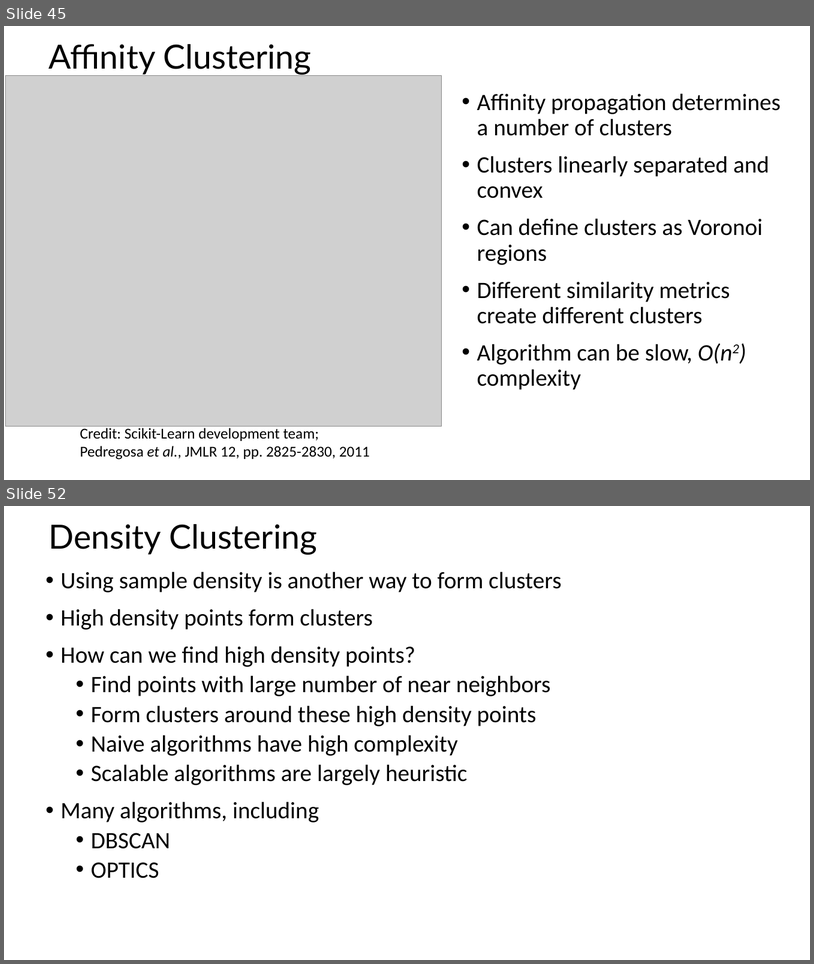
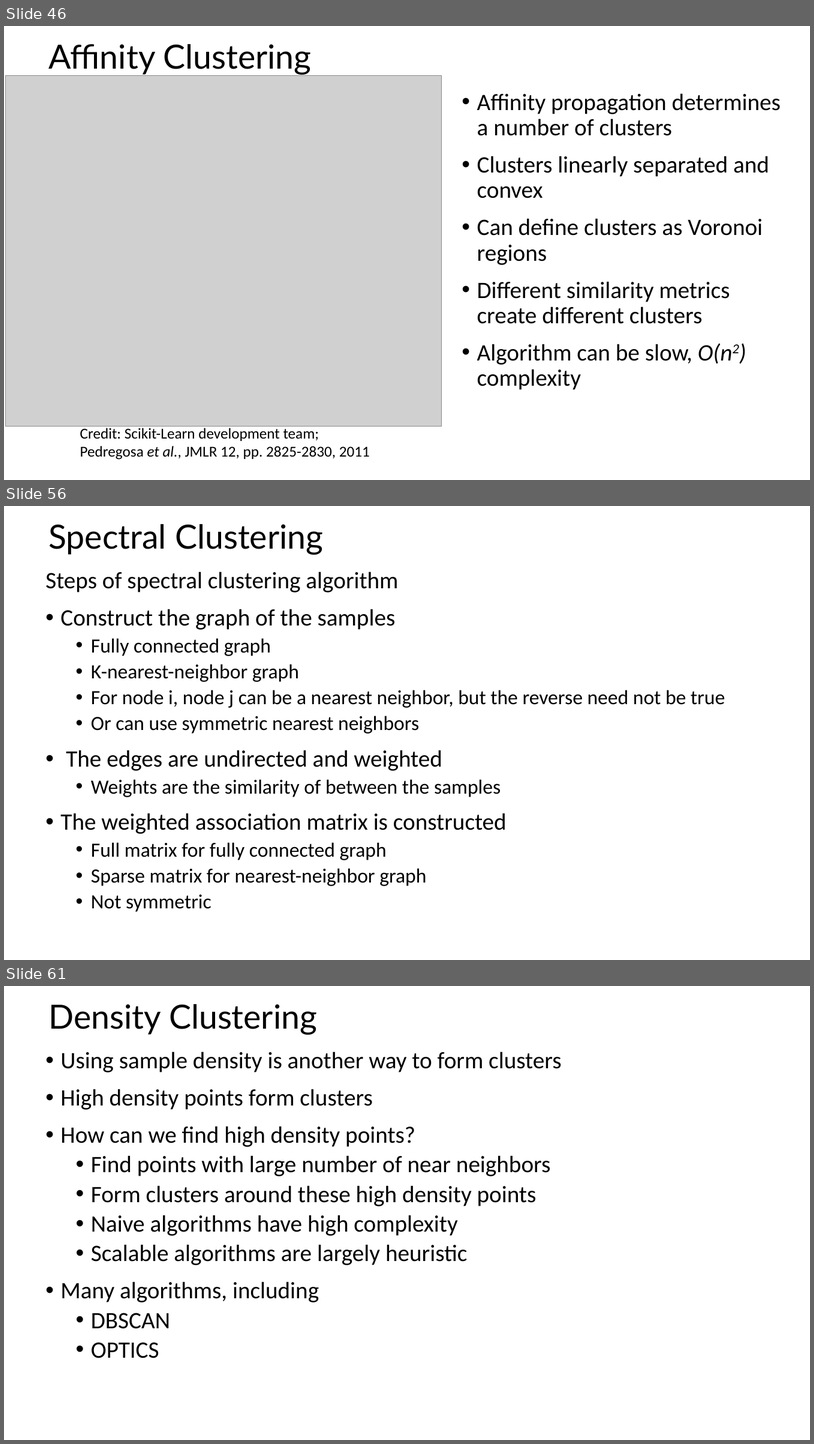
Before and after one commit to StephenElston/CSCI-E-108, a slide deck: slides/6_IntroductionToClustering.pptx. Shown one above the other, each under a label of ours: slides 45 and 52 before the commit, slides 46, 56 and 61 after it; the slides between them are not shown. The pictures are 814x964 and 814x1444 pixels, drawn with LibreOffice and Linux fonts; fonts in the diff are those of the drawing; grey boxes stand for pictures. Boxes give left, top, right and bottom in pixels: in the first picture for what was removed or moved away, otherwise in the second. Text is boxed around its words. In the diff, an @@ line names an element or a change of style, - is before the commit and + after.

```diff
--- a/slides/6_IntroductionToClustering.pptx
+++ b/slides/6_IntroductionToClustering.pptx
@@ slide 56 added at [4,506,810,960], background #FFFFFF @@
@@ title added at [48,524,323,555], 39.6 pt, text #000000 @@
+Spectral Clustering
@@ text added at [45,571,725,912], 24 pt, text #000000 @@
+Steps of spectral clustering algorithm
+• Construct the graph of the samples
+  • Fully connected graph
+  • K-nearest-neighbor graph
+  • For node i, node j can be a nearest neighbor, but the reverse need not be true
+  • Or can use symmetric nearest neighbors
+• The edges are undirected and weighted
+  • Weights are the similarity of between the samples
+• The weighted association matrix is constructed
+  • Full matrix for fully connected graph
+  • Sparse matrix for nearest-neighbor graph
+  • Not symmetric
@@ what was slide 45 is now slide 46 @@
@@ what was slide 52 is now slide 61 @@
```
Also in this commit, not shown: 10 slides changed, 8 other slides added.
